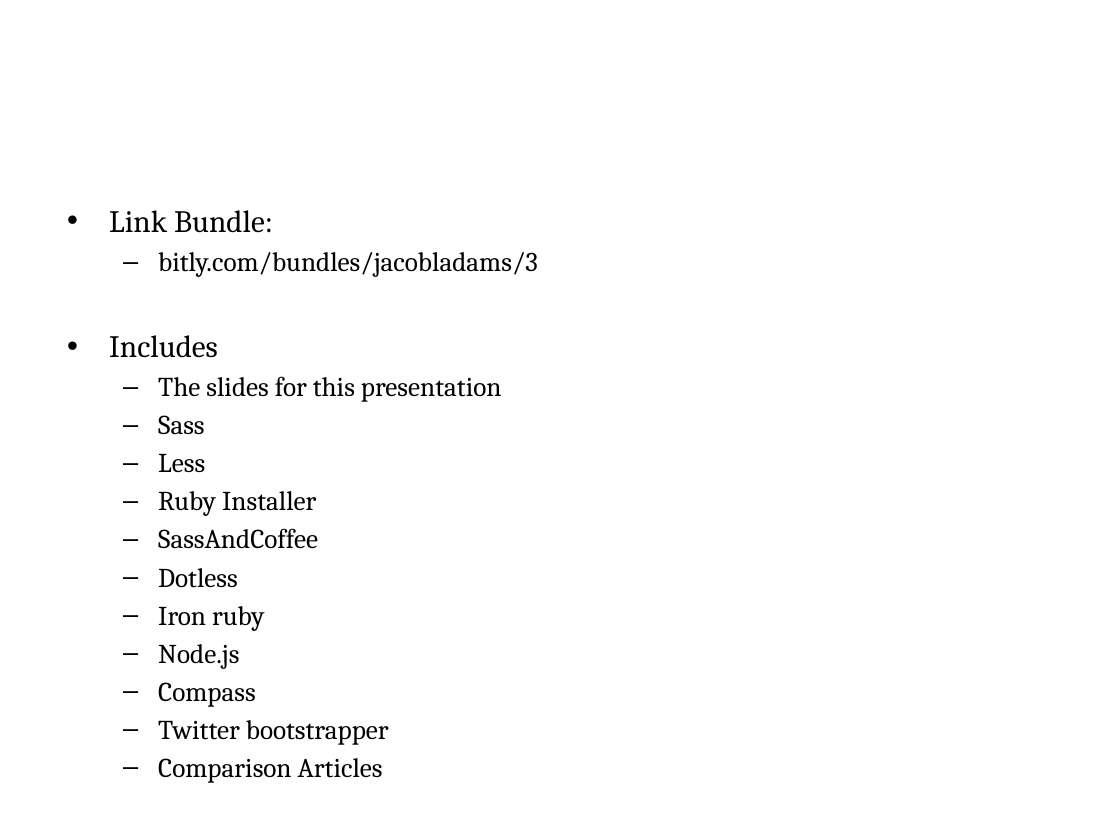
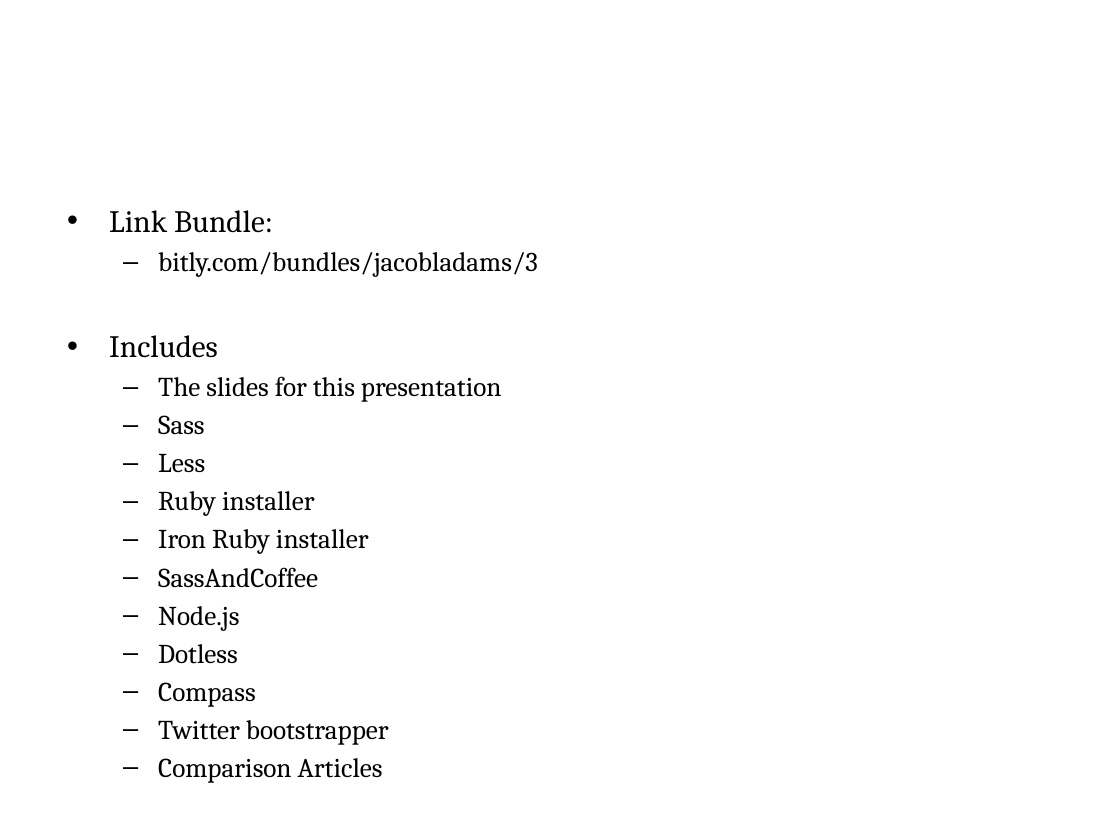
Before and after one commit to jacobladams/presentations, a slide deck: slide 69 of less-and-sass/Write LESS CSS and make it SASSier.pptx (slide 64 before the commit). Drawn at 1120x840 pixels with LibreOffice and Linux fonts; fonts in the diff are those of the drawing; background and template pictures are left out. Boxes give left, top, right and bottom in pixels: in the first picture for what was removed or moved away, otherwise in the second. Text is boxed around its words. In the diff, an @@ line names an element or a change of style, - is before the commit and + after.

```diff
--- a/less-and-sass/Write LESS CSS and make it SASSier.pptx
+++ b/less-and-sass/Write LESS CSS and make it SASSier.pptx
@@ text at [158, 491, 369, 554]: text changed @@
-  – Ruby Installer
+  – Ruby installer
+  – Iron Ruby installer
@@ text at [158, 606, 239, 631]: paragraph added @@
+  – Node.js
@@ text at [158, 606, 264, 669]: paragraphs removed @@
-  – Iron ruby
-  – Node.js
```
Also in this commit, not shown: 1 other slide changed, 9 slides added, 4 slides removed.
